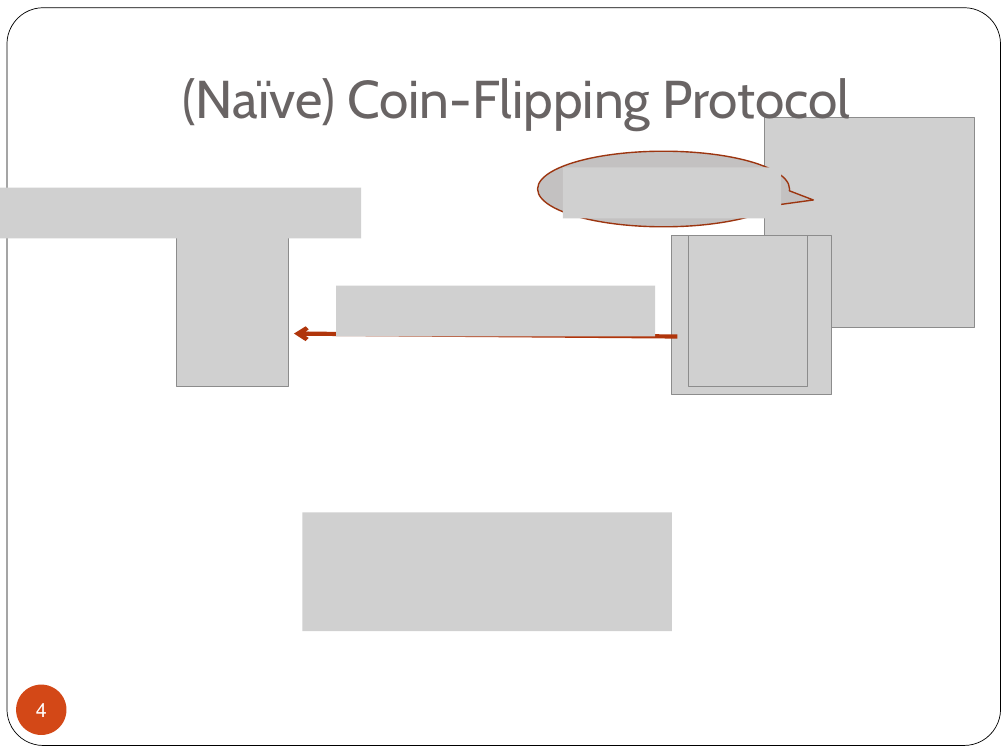
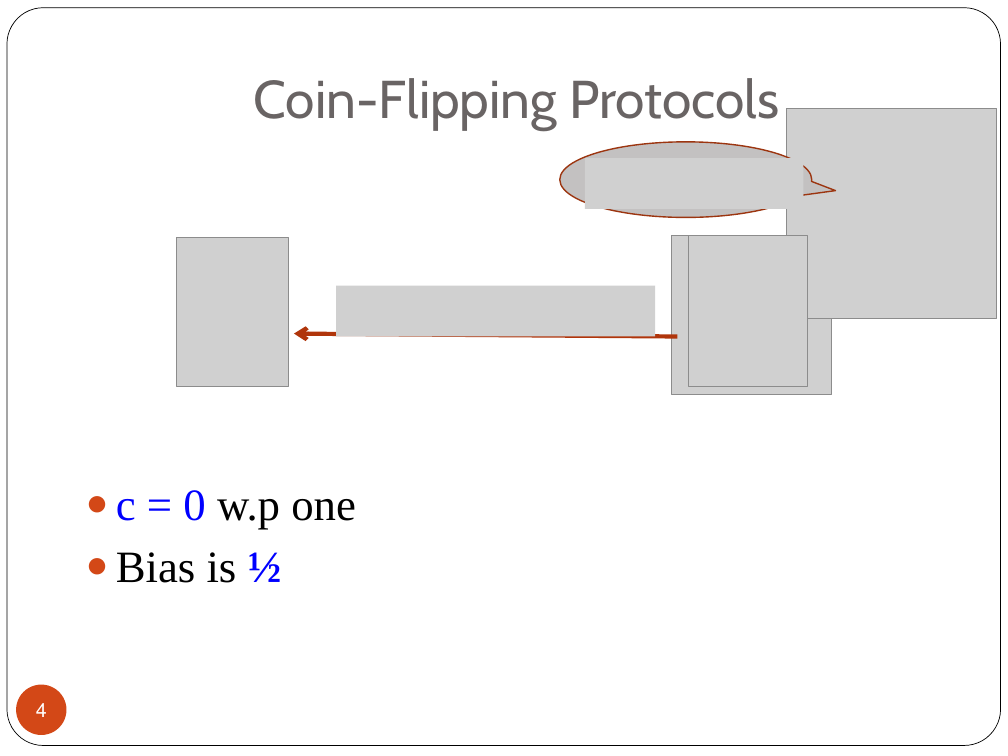
Before and after one commit to iftachh/MyHomepage, a slide deck: slide 4 of papers/CoinFlipping/Seminar.pptx. Drawn at 1008x756 pixels with LibreOffice and Linux fonts; fonts in the diff are those of the drawing; grey boxes stand for pictures. Boxes give left, top, right and bottom in pixels: in the first picture for what was removed or moved away, otherwise in the second. Text is boxed around its words. In the diff, an @@ line names an element or a change of style, - is before the commit and + after.

```diff
--- a/papers/CoinFlipping/Seminar.pptx
+++ b/papers/CoinFlipping/Seminar.pptx
@@ text at [254, 78, 779, 130]: text changed @@
-(Naïve) Coin-Flipping Protocol
+Coin-Flipping Protocols
@@ picture: place and size @@
-picture at [764, 118, 974, 328]
+picture at [786, 108, 996, 318]
@@ speech bubble: place and size @@
-speech bubble at [537, 151, 789, 227]
+speech bubble at [559, 142, 811, 218]
@@ picture: place and size @@
-picture at [562, 167, 781, 218]
+picture at [585, 158, 803, 209]
@@ picture removed at [0, 187, 362, 238] @@
@@ text added at [116, 490, 356, 583], 32 pt, text #000000 @@
+● c = 0 w.p one
+● Bias is ½
@@ picture removed at [302, 512, 672, 631] @@
```
Also in this commit, not shown: 20 other slides changed, 1 slide added, 4 slides removed.
